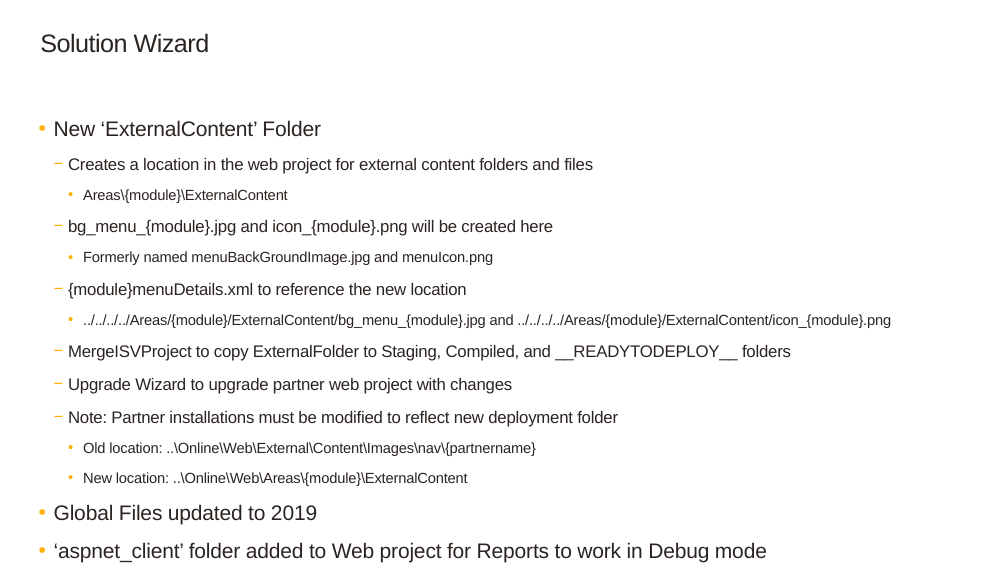
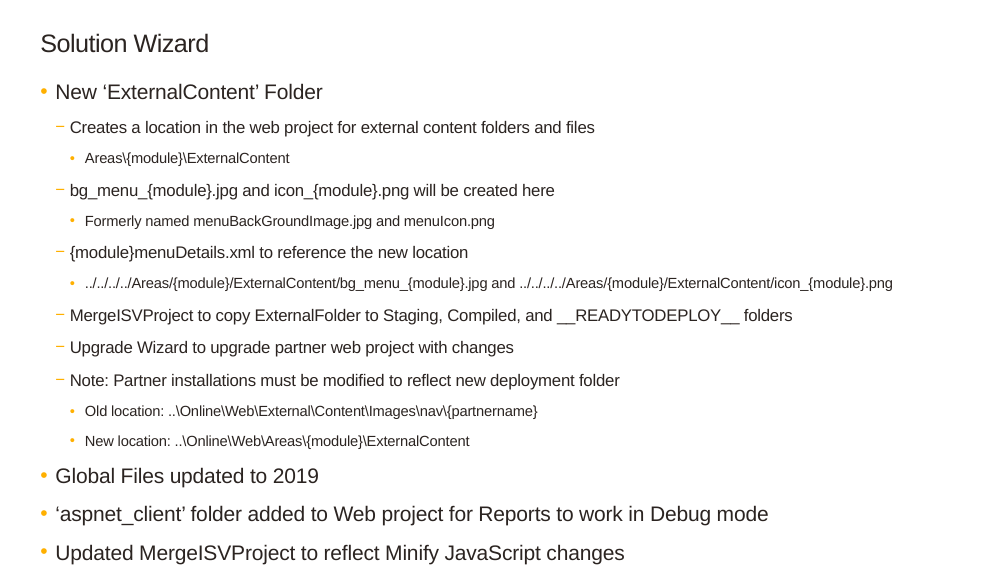
Before and after one commit to SageNADev/Sage300-SDK, a slide deck: slide 4 of docs/presentations/Sage300SDK_2019WebSDKOverview.pptx. Drawn at 1008x567 pixels with LibreOffice and Linux fonts; fonts in the diff are those of the drawing; background and template pictures are left out. Boxes give left, top, right and bottom in pixels: in the first picture for what was removed or moved away, otherwise in the second. Text is boxed around its words. In the diff, an @@ line names an element or a change of style, - is before the commit and + after.

Commit message:
Minify JavAScript subfolders change per Technisoft

```diff
--- a/docs/presentations/Sage300SDK_2019WebSDKOverview.pptx
+++ b/docs/presentations/Sage300SDK_2019WebSDKOverview.pptx
@@ text "New ‘ExternalContent’ Folder": place and size @@
-text "New ‘ExternalContent’ Folder" at <box>54,120,891,562</box>
+text "New ‘ExternalContent’ Folder" at <box>55,83,893,564</box>
@@ text at <box>55,544,624,564</box>: paragraph added @@
+  • Updated MergeISVProject to reflect Minify JavaScript changes
```
Also in this commit, not shown: 1 other slide changed, 1 slide added, 7 other files.
